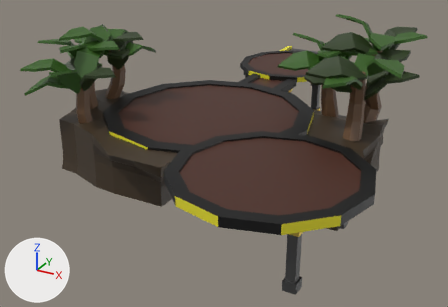
Two versions of the FBX model RatchetAndClank/Assets/Models/Level1/Level1_Part1.fbx, one commit apart.
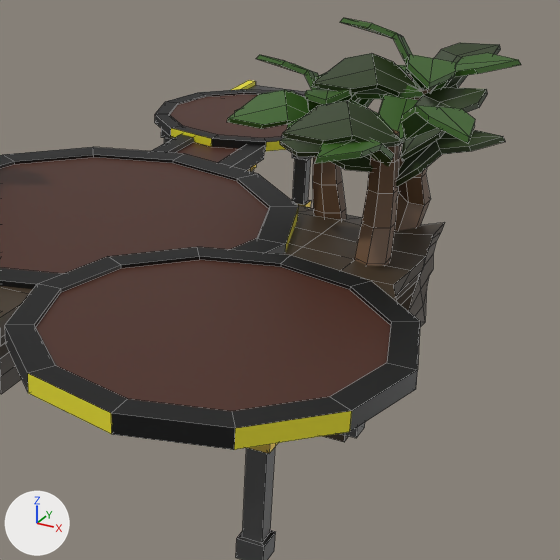
There are two pictures of each version: one whole from a 50 mm lens placed at (6.5, -14.52, 7.61), pointed at (-4.05, 4.66, -1.97), one close up on the part from 36% to 100% of the width and 2% to 95% of the height. Arrows for +X, +Y and +Z are at lower left; the lights stay in place. The close-ups show mesh edges as thin lines. Vertices at the same position are counted once.

The scene before the commit, as lines of its bpy script (objects in view):
```python
me_cube_018 = bpy.data.meshes.new('Cube.018')
me_cube_018.from_pydata(...)  # 344 vertices, 320 faces; spans x -6.15..1.8, y -2.2..12.73, z -2.36..0.03
# faces by material slot: [252, 68]
me_cube_018.materials.append(mat_material_003)  # dark grey #6d6d6d
me_cube_018.materials.append(mat_material_004)  # yellow #e7c85d
me_cube_028 = bpy.data.meshes.new('Cube.028')
me_cube_028.from_pydata(...)  # 264 vertices, 230 faces; spans x -8.2..3.0, y -3.0..14.8, z -0.5..0.2
# faces by material slot: [2, 38, 182, 8]
me_cube_028.materials.append(mat_material_003)  # dark grey #6d6d6d
me_cube_028.materials.append(mat_material_001)  # yellow #e7dd2c
me_cube_028.materials.append(mat_material)  # black #000000
me_cube_028.materials.append(mat_material_002)  # brown #4a2518
me_cylinder_005 = bpy.data.meshes.new('Cylinder.005')
me_cylinder_005.from_pydata(...)  # 1408 vertices, 1296 faces; spans x -10.53..2.68, y -0.8..8.49, z -2.82..3.28
# faces by material slot: [192, 192, 480, 432]
me_cylinder_005.materials.append(mat_material_006)  # brown #6c4e36
me_cylinder_005.materials.append(mat_material_007)  # dark green #293b17
me_cylinder_005.materials.append(mat_material_008)  # dark green #355f1c
me_cylinder_005.materials.append(mat_material_005)  # brown #403322
ob_cube_017 = bpy.data.objects.new('Cube.017', me_cube_018)
ob_cube_017.location = (0.0, 0.0, 0.0)
ob_cube_018 = bpy.data.objects.new('Cube.018', me_cube_028)
ob_cube_018.location = (0.0, 0.0, 0.0)
ob_cylinder_005 = bpy.data.objects.new('Cylinder.005', me_cylinder_005)
ob_cylinder_005.location = (0.0, 0.0, 0.0)
```
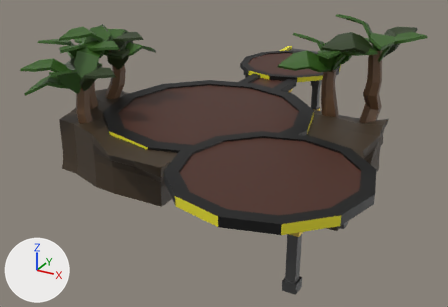
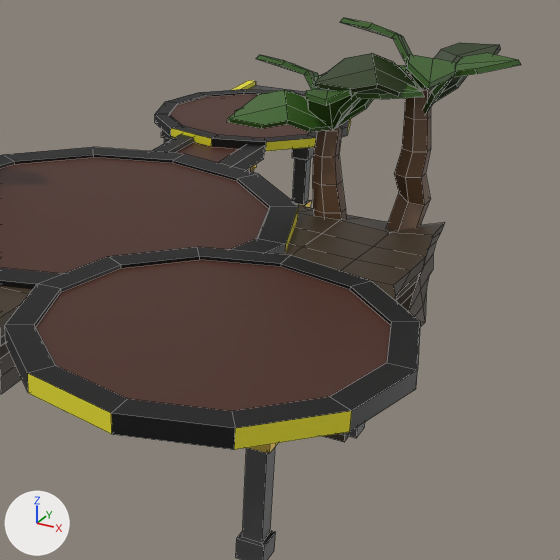
The newer file is also rescaled (x2.0), turned or shifted as a whole; pictures and numbers use the older file's frame.

What differs and where, as boxes (x1, y1, x2, y2) in the close-ups (560 x 560 px):
part 1 of me_cylinder_005, deleted (green)
    before: (280, 87, 506, 266)

The change in detail:
me_cylinder_005 is used by ob_cylinder_005; location (0.0, 0.0, 0.0).
me_cylinder_005 had 1408 vertices, 1296 faces and spanned x -10.53..2.68, y -0.8..8.49, z -2.82..3.28.
me_cylinder_005 now has 1210 vertices, 1119 faces and spans x -10.53..2.6, y -0.8..8.49, z -2.82..3.28.
me_cylinder_005 part 1: 10 loose pieces with 198 vertices, spanning x -1.06..2.68, y 2.99..6.78, z -0.74..2.67, are deleted.
